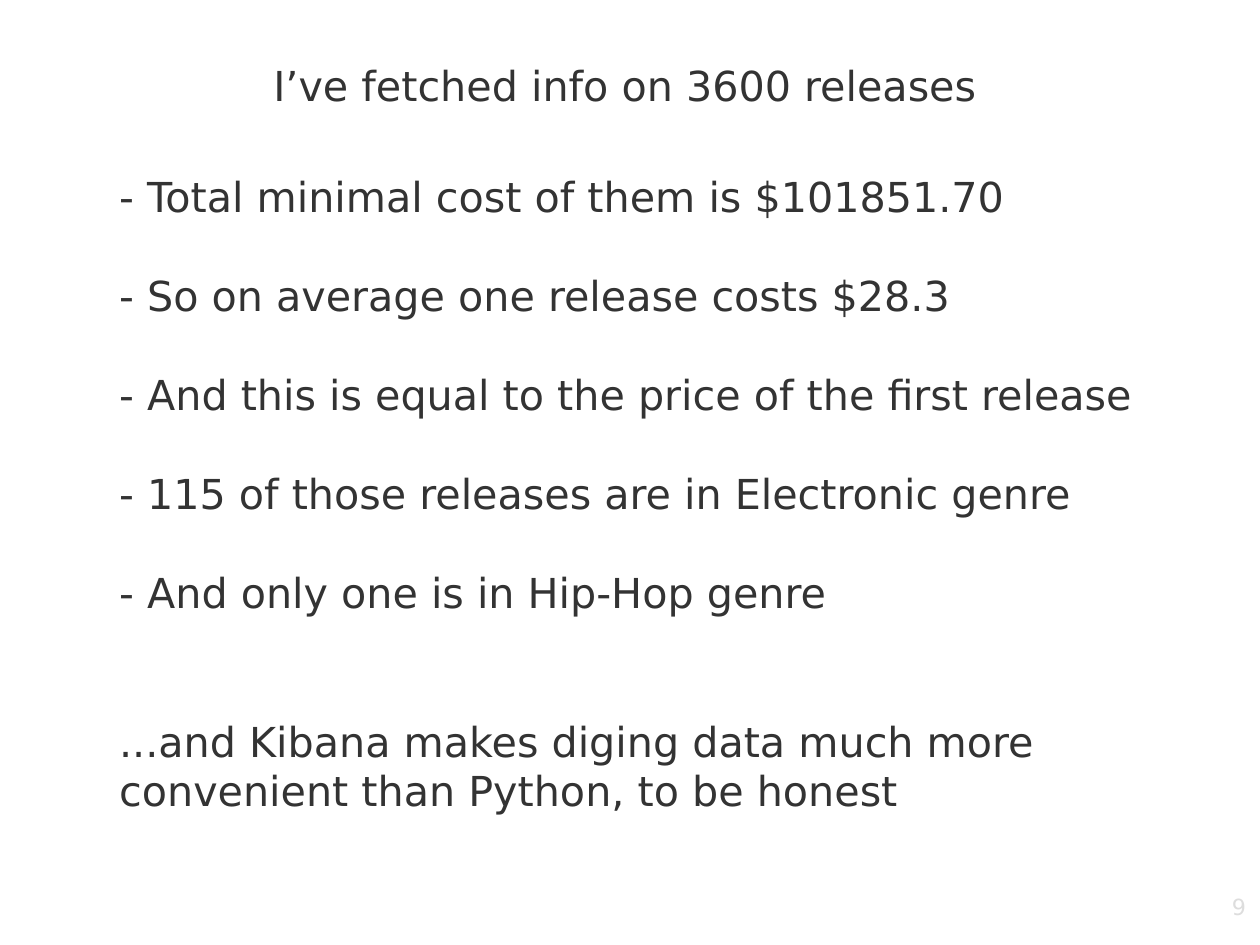
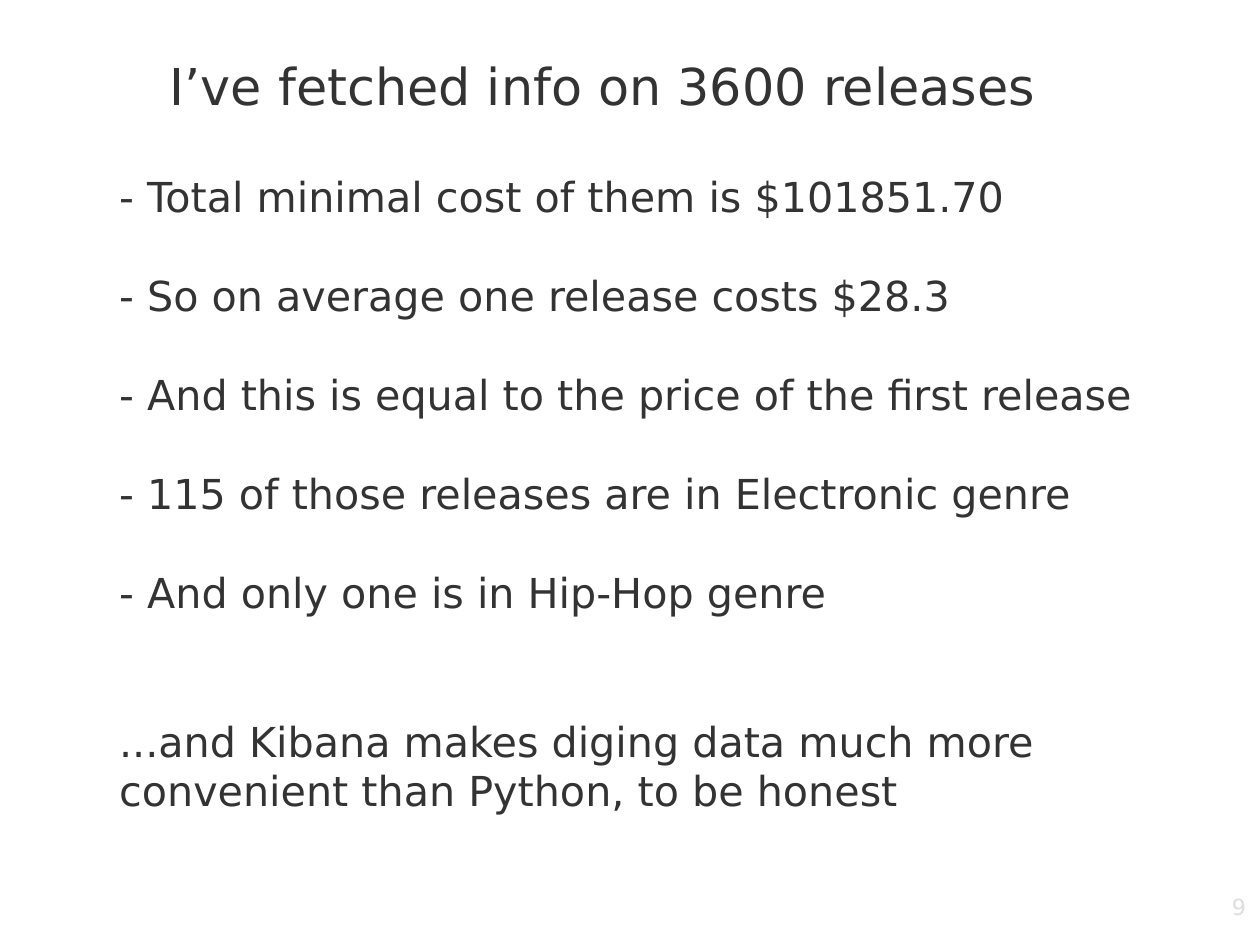
Before and after one commit to djfedos/djfedos-search, a slide deck: slide 9 of elasticsearch-demo/Elasticsearch_presentation.odp. Drawn at 1260x945 pixels with LibreOffice and Linux fonts; fonts in the diff are those of the drawing; background and template pictures are left out. Boxes give left, top, right and bottom in pixels: in the first picture for what was removed or moved away, otherwise in the second. Text is boxed around its words. In the diff, an @@ line names an element or a change of style, - is before the commit and + after.

```diff
--- a/elasticsearch-demo/Elasticsearch_presentation.odp
+++ b/elasticsearch-demo/Elasticsearch_presentation.odp
@@ title "I’ve fetched info on 3600 ...": place and size @@
-title "I’ve fetched info on 3600 ..." at bbox=[273, 69, 976, 102]
+title "I’ve fetched info on 3600 ..." at bbox=[170, 66, 1035, 106]
@@ title "I’ve fetched info on 3600 ..." at bbox=[170, 66, 1035, 106]: size 26 to 32 pt @@
```
Also in this commit, not shown: 1 slide added, 1 other file.
